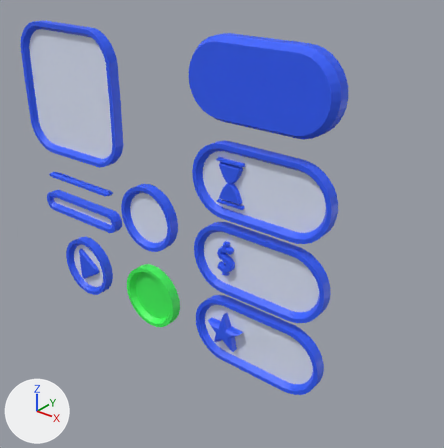
The FBX model Assets/Models/ui.fbx, before and after one commit.
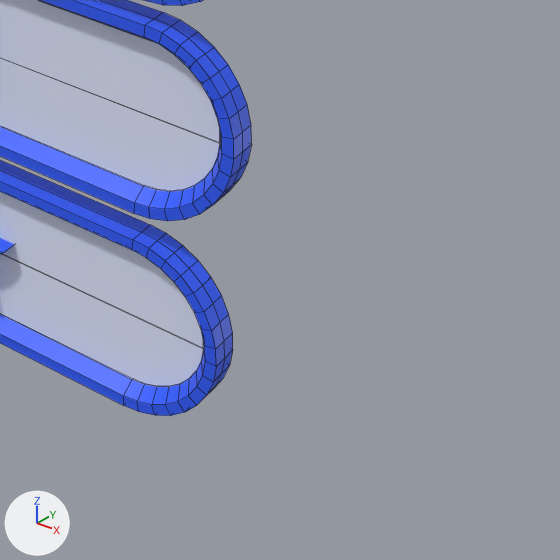
Old and new are each drawn whole from a 50 mm lens placed at (14.83, -11.35, 10.35), pointed at (5.56, 0.23, 3.17) and again close up on the part from 54% to 100% of the width and 54% to 100% of the height. Every picture has the same lights, and +X, +Y and +Z are marked at lower left. The close-ups show mesh edges as thin lines. Where no turn or scale is listed for an object, it has been applied to the vertices.
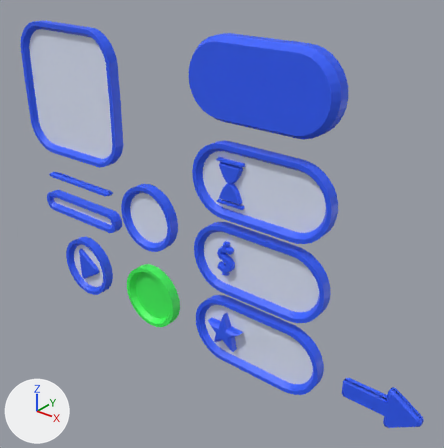
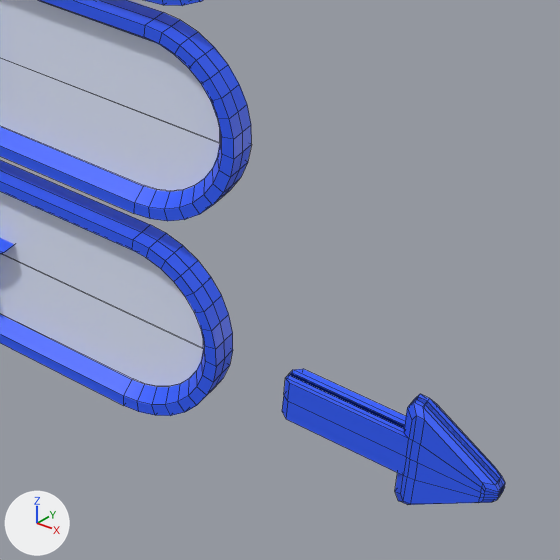
Where the change shows, as pixel boxes [x1, y1, x2, y2] in the close-ups (560 x 560 px):
'Cylinder', reshaped (not visible before): after [282, 369, 505, 505]
part 1 of me_cylinder_010, added (blue): after [282, 372, 501, 505]
part 2 of me_cylinder_010, added (blue): after [288, 369, 505, 495]

What changed in the scene script:
```text
Change me_cylinder_010:
    used by ob_cylinder; location = (0.0, 0.0, 0.0)
    remove me_cylinder_010.from_pydata(...)  # 308 vertices, 276 faces; spans x -1.0..1.0, y -0.15..0.15, z -1.0..1.0
    add me_cylinder_010.from_pydata(...)  # 456 vertices, 420 faces; spans x -1.0..11.68, y -0.15..0.15, z -1.0..1.0
    me_cylinder_010 part 1: a new loose piece of 74 vertices spanning x 9.64..11.68, y -0.13..0.02, z -0.56..0.56, in mat_material_001 (picture img_ui_png)
    me_cylinder_010 part 2: a new loose piece of 74 vertices spanning x 9.64..11.68, y -0.02..0.13, z -0.56..0.56, in mat_material_001 (picture img_ui_png)
```
